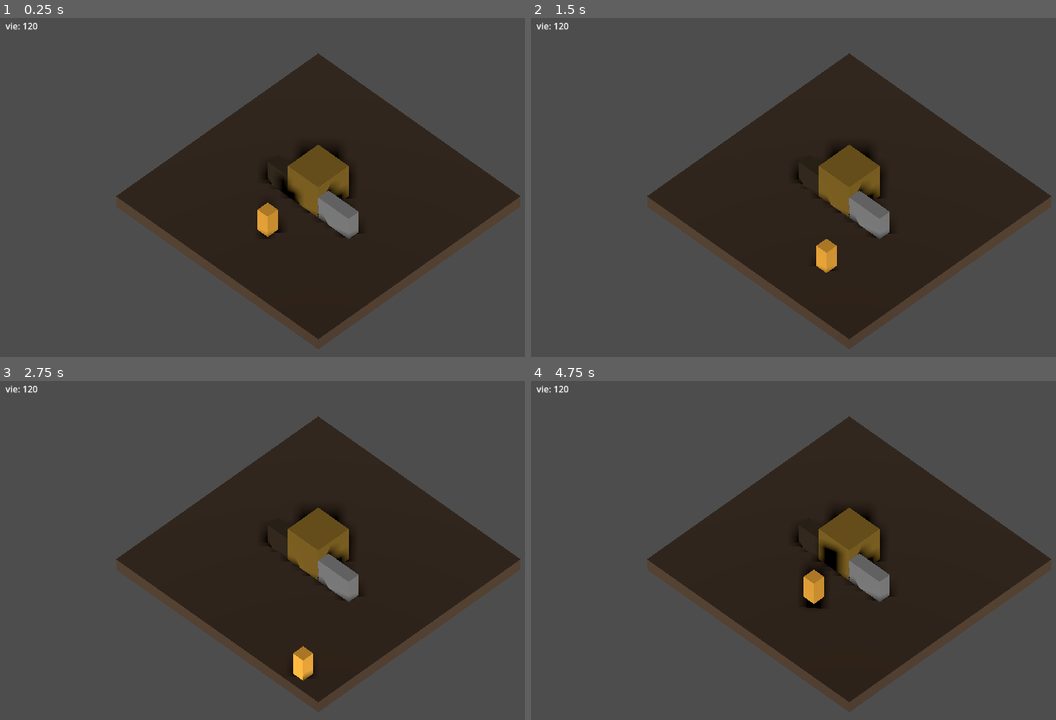
Above: before the commit, frames 1-4 (two rows, left to right).
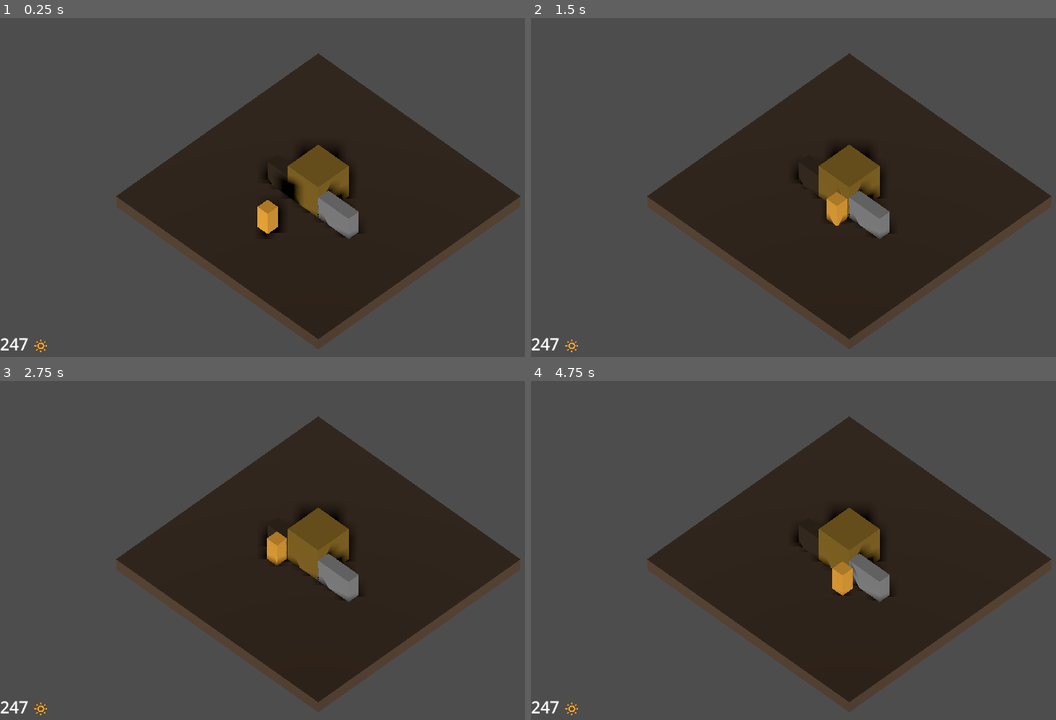
Above: after the commit, the same moments.

Repository: ugo-ironwick/amberfall
Game: Godot game, scene res://ironwick.tscn
Two runs of this game, one before a commit and one after it. Both use one fixed random seed, a clock stepped at 60 frames per second and the inputs below.
Inputs (mouse positions are in pixels of both pictures, inside the frame that each line leads up to):
- Up to frame 1 (0.25 s): no input
- Up to frame 2 (1.5 s): tap Enter (ui_accept) at 0.5, 0.6, 0.77, 1.07, 1.35 s; move the mouse to (987, 173) at 0.52 s; hold Right (ui_right) 0.53-1.28 s; click (987, 173) at 0.67 s; move the mouse to (720, 211) at 1.27 s; hold Down (ui_down) from 1.28 s (still down); click (720, 211) at 1.42 s
- Up to frame 3 (2.75 s): tap Enter (ui_accept) at 1.52, 1.82, 2.1 s; move the mouse to (383, 475) at 2.02 s; release Down (ui_down) at 2.03 s; hold Right (ui_right) from 2.03 s (still down); click (383, 475) at 2.17 s
- Up to frame 4 (4.75 s): move the mouse to (819, 628) at 2.77 s; release Right (ui_right) at 2.78 s; hold Up (ui_up) 2.78-3.53 s; tap Enter (ui_accept) at 2.85, 3.02, 3.32, 3.6, 3.77, 4.07, 4.35, 4.52 s; click (819, 628) at 2.92 s; move the mouse to (1040, 608) at 3.52 s; hold Left (ui_left) from 3.53 s (still down); click (1040, 608) at 3.67 s; move the mouse to (657, 503) at 4.27 s; click (657, 503) at 4.42 s

The runs differ from the first frame. In frame 1, 0.4% of the frame differs, in the area x 0-58%, y 1-99%; in frame 2, 0.8%; in frame 3, 0.8%; in frame 4, 1.2%, in the area x 0-63%, y 1-99%.

Commit message:
Clic to move

Diff:
--- a/devGodot/ironwick.tscn
+++ b/devGodot/ironwick.tscn
@@ -1,9 +1,7 @@
 [gd_scene format=3 uid="uid://h0qangnspyff"]
 
 [ext_resource type="Script" uid="uid://bokagn26sreub" path="res://joueur.gd" id="1_kpnip"]
-
-[sub_resource type="StandardMaterial3D" id="StandardMaterial3D_l1gy4"]
-albedo_color = Color(0.23921569, 0.16862746, 0.101960786, 1)
+[ext_resource type="Script" uid="uid://dypftvo51hsgr" path="res://stat.gd" id="2_lvk76"]
 
 [sub_resource type="StandardMaterial3D" id="StandardMaterial3D_lvk76"]
 albedo_color = Color(0.54509807, 0.4117647, 0.078431375, 1)
@@ -17,12 +15,19 @@
 [sub_resource type="BoxShape3D" id="BoxShape3D_hje4k"]
 size = Vector3(1, 2, 1)
 
+[sub_resource type="NavigationMesh" id="NavigationMesh_lvk76"]
+vertices = PackedVector3Array(-9.5, 1, -9.5, -9.5, 1, 9.5, 9.5, 1, 9.5, 9.5, 1, -9.5)
+polygons = [PackedInt32Array(3, 2, 0), PackedInt32Array(0, 2, 1)]
+geometry_parsed_geometry_type = 1
+agent_height = 2.0
+
+[sub_resource type="StandardMaterial3D" id="StandardMaterial3D_l1gy4"]
+albedo_color = Color(0.23921569, 0.16862746, 0.101960786, 1)
+
+[sub_resource type="BoxShape3D" id="BoxShape3D_lvk76"]
+size = Vector3(20, 1, 20)
+
 [node name="Ironwick" type="Node3D" unique_id=539679746]
-
-[node name="Sol" type="CSGBox3D" parent="." unique_id=608052063]
-use_collision = true
-size = Vector3(20, 1, 20)
-material = SubResource("StandardMaterial3D_l1gy4")
 
 [node name="Camera" type="Camera3D" parent="." unique_id=824583233]
 transform = Transform3D(0.70710677, -0.49999997, 0.49999997, 0, 0.70710677, 0.70710677, -0.70710677, -0.49999997, 0.49999997, 10, 15, 10)
@@ -58,15 +63,36 @@
 [node name="Collision" type="CollisionShape3D" parent="Joueur" unique_id=74446479]
 shape = SubResource("BoxShape3D_hje4k")
 
+[node name="Navigation" type="NavigationAgent3D" parent="Joueur" unique_id=1352463375]
+
 [node name="Light" type="DirectionalLight3D" parent="." unique_id=1461919008]
 transform = Transform3D(0.72657466, -0.2882003, 0.62372255, 0, 0.9077775, 0.4194521, -0.6870875, -0.30476326, 0.65956813, 30.242767, 33.96875, 33.551147)
 shadow_enabled = true
 
 [node name="HUD" type="CanvasLayer" parent="." unique_id=2001131028]
 
-[node name="Stat" type="Label" parent="HUD" unique_id=1619549564]
+[node name="Stats" type="Label" parent="HUD" unique_id=1619549564]
 custom_minimum_size = Vector2(300, 100)
-offset_left = 10.0
-offset_top = 10.0
-offset_right = 50.0
-offset_bottom = 33.0
+anchors_preset = 2
+anchor_top = 1.0
+anchor_bottom = 1.0
+offset_top = -100.0
+offset_right = 300.0
+grow_vertical = 0
+theme_override_font_sizes/font_size = 30
+text = "Texte par défaut"
+vertical_alignment = 1
+script = ExtResource("2_lvk76")
+
+[node name="NavigationSol" type="NavigationRegion3D" parent="." unique_id=1011721387]
+navigation_mesh = SubResource("NavigationMesh_lvk76")
+
+[node name="Sol" type="CSGBox3D" parent="NavigationSol" unique_id=608052063]
+use_collision = true
+size = Vector3(20, 1, 20)
+material = SubResource("StandardMaterial3D_l1gy4")
+
+[node name="SolPhysique" type="StaticBody3D" parent="NavigationSol/Sol" unique_id=61450919]
+
+[node name="CollisionShape3D" type="CollisionShape3D" parent="NavigationSol/Sol/SolPhysique" unique_id=1521974957]
+shape = SubResource("BoxShape3D_lvk76")
--- a/devGodot/joueur.gd
+++ b/devGodot/joueur.gd
@@ -1,34 +1,52 @@
 extends CharacterBody3D
+# dire à godot que ce script est pour un CharacterBody3D
 
-var points_de_vie = 120
-var ambre = 247
-var lueurs = 8
+# - Variables (peut les call dans des fonctions) -
+var points_de_vie = 100 # vie
+var ambre = 247 # Monaie
+var lueurs = 8 # Énergie
 
-const SPEED = 5.0
-const JUMP_VELOCITY = 4.5
+# variables de déplacement
+var destination = Vector3.ZERO
+var nav_agent
 
+# - Constentes (ne changent jamais) -
+const SPEED = 5.2
+
+# - S'exécute UNE FOIS au démarage -
 func _ready():
-	var label = $"../HUD/Stat"
-	label.text = "vie: " + str(points_de_vie)
+	#Position de départ du déplacement
+	nav_agent = $Navigation
+	# affichage de la vie
+	var label = $"../HUD/Stats"
+	label.text = str(ambre) + " 🔅"
 
-func _physics_process(delta: float) -> void:
-	# Add the gravity.
-	if not is_on_floor():
-		velocity += get_gravity() * delta
+func _input(event):
+	if event is InputEventMouseButton:
+		if event.button_index == MOUSE_BUTTON_LEFT and event.pressed:
+			print("Clic détecté à la position: " + str(event.position))
+			if not get_viewport().is_input_handled():
+				deplacer_vers_clic(event.position)
+		deplacer_vers_clic(event.position)
 
-	# Handle jump.
-	if Input.is_action_just_pressed("ui_accept") and is_on_floor():
-		velocity.y = JUMP_VELOCITY
+func deplacer_vers_clic(position_ecran: Vector2):
+	var camera = $'../Camera'
+	var origine = camera.project_ray_origin(position_ecran)
+	var direction_ray = camera.project_ray_normal(position_ecran)
+	var plan_sol = Plane(Vector3.UP, 0)
+	var point_sol = plan_sol.intersects_ray(origine, direction_ray)
 
-	# Get the input direction and handle the movement/deceleration.
-	# As good practice, you should replace UI actions with custom gameplay actions.
-	var input_dir := Input.get_vector("ui_left", "ui_right", "ui_up", "ui_down")
-	var direction := (transform.basis * Vector3(input_dir.x, 0, input_dir.y)).normalized()
-	if direction:
-		velocity.x = direction.x * SPEED
-		velocity.z = direction.z * SPEED
-	else:
-		velocity.x = move_toward(velocity.x, 0, SPEED)
-		velocity.z = move_toward(velocity.z, 0, SPEED)
+	print("Point sol: " + str(point_sol))
 
+	if point_sol:
+		nav_agent.set_target_position(point_sol)
+
+func _physics_process(_delta):
+	if nav_agent.is_navigation_finished():
+		return # Arrivé à destination, on s'arrête
+
+	var prochaine_pos = nav_agent.get_next_path_position()
+	var direction = (prochaine_pos - global_position).normalized()
+
+	velocity = direction * SPEED
 	move_and_slide()
--- a/devGodot/project.godot
+++ b/devGodot/project.godot
@@ -15,6 +15,14 @@
 config/features=PackedStringArray("4.6", "Mobile")
 config/icon="res://icon.svg"
 
+[input]
+
+deplacement={
+"deadzone": 0.2,
+"events": [Object(InputEventMouseButton,"resource_local_to_scene":false,"resource_name":"","device":-1,"window_id":0,"alt_pressed":false,"shift_pressed":false,"ctrl_pressed":false,"meta_pressed":false,"button_mask":0,"position":Vector2(0, 0),"global_position":Vector2(0, 0),"factor":1.0,"button_index":1,"canceled":false,"pressed":false,"double_click":false,"script":null)
+]
+}
+
 [physics]
 
 3d/physics_engine="Jolt Physics"
--- /dev/null
+++ b/devGodot/stat.gd
@@ -0,0 +1,11 @@
+extends Label
+
+
+# Called when the node enters the scene tree for the first time.
+func _ready() -> void:
+	pass # Replace with function body.
+
+
+# Called every frame. 'delta' is the elapsed time since the previous frame.
+func _process(delta: float) -> void:
+	pass
Not shown, added: devGodot/stat.gd.uid
Not shown, added: design3D/Tonneau.blend
